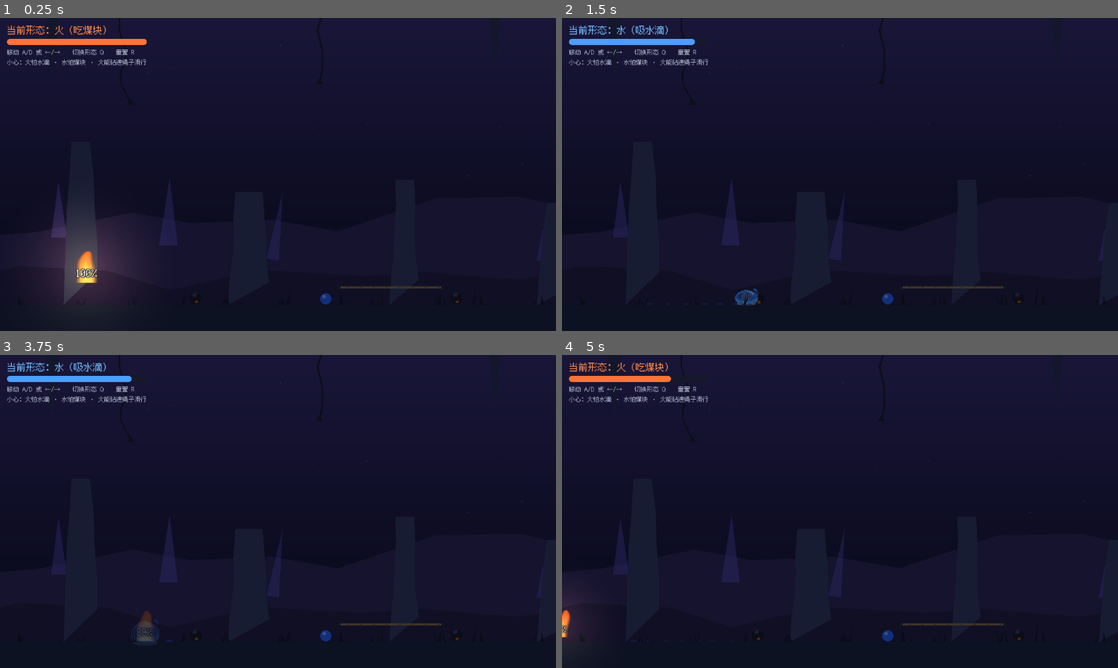
Above: before the commit, frames 1-4 (two rows, left to right).
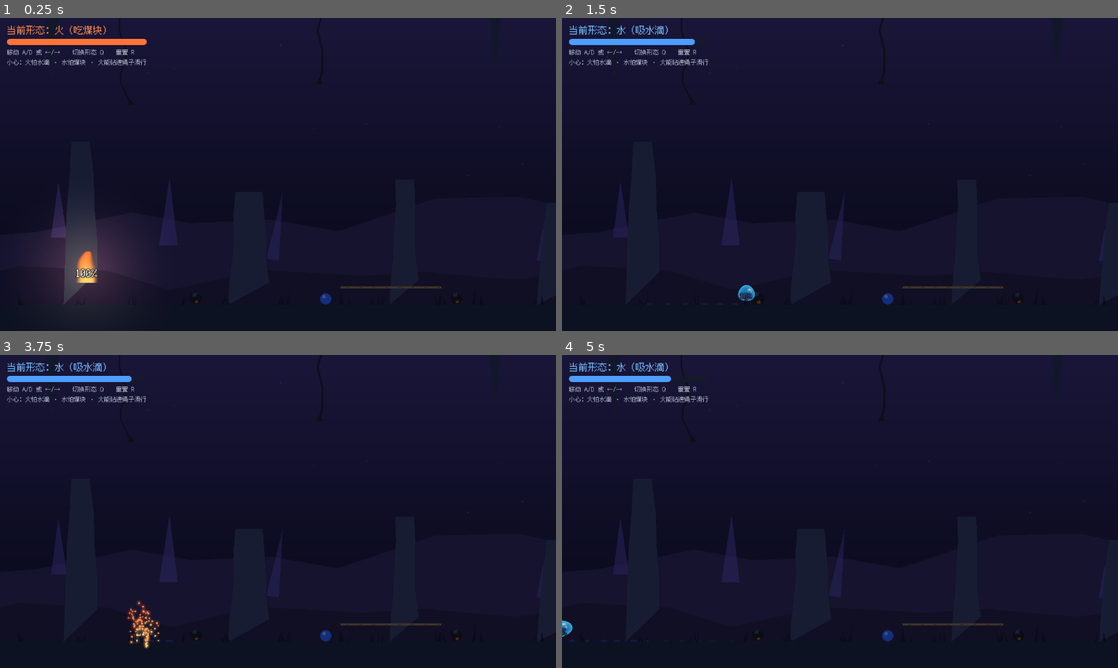
Above: after the commit, the same moments.

Repository: wov/elements
Game: Godot game, scene res://scenes/main.tscn
Two runs of this game, one before a commit and one after it. Both use one fixed random seed, a clock stepped at 60 frames per second and the inputs below.
Inputs:
- Up to frame 1 (0.25 s): no input
- Up to frame 2 (1.5 s): hold D (move_right) 0.53-1.28 s; hold Q (switch_form) 0.53-1.28 s; hold A (move_left) from 1.28 s (still down); tap Q (switch_form) at 1.35 s
- Up to frame 3 (3.75 s): release A (move_left) at 2.03 s; hold Q (switch_form) 2.03-2.78 s; hold D (move_right) 2.03-3.53 s; tap Enter at 2.75 s; tap Q (switch_form) at 2.85 s; hold A (move_left) from 3.53 s (still down); hold Q (switch_form) from 3.53 s (still down)
- Up to frame 4 (5 s): keep holding A (move_left); release Q (switch_form) at 4.28 s; tap Q (switch_form) at 4.35 s

The runs differ from the first frame. In frame 1, less than 0.1% of the frame differs, in the area x 14-17%, y 78-82%; in frame 2, 0.2%; in frame 3, 0.4%; in frame 4, 1.0%, in the area x 0-20%, y 2-92%.

Commit message:
水火转换改为粒子爆散旋转重组，重构透明张力水滴动画

Diff:
--- a/scripts/character_frames.gd
+++ b/scripts/character_frames.gd
@@ -32,10 +32,9 @@
 		frames.remove_animation("default")
 	_add_anim(frames, FIRE_IDLE, 12, 12.0)
 	_add_anim(frames, FIRE_MOVE, 12, 18.0)
-	_add_anim(frames, WATER_IDLE, 4, 6.0)
-	_add_anim(frames, WATER_MOVE, 4, 10.0)
-	_use_art_frames(frames, WATER_IDLE, WATER_IDLE_DIR, WATER_IDLE_COUNT, WATER_IDLE_FPS)
-	_build_water_move(frames)
+	_add_anim(frames, WATER_IDLE, 16, 12.0)
+	_add_anim(frames, WATER_MOVE, 16, 18.0)
+	# 原始水美术保留在 assets/water/idle，可随时调用 _use_art_frames 切回。
 	_build_transition(frames, FIRE_TO_WATER, FIRE_IDLE, WATER_IDLE)
 	_build_transition(frames, WATER_TO_FIRE, WATER_IDLE, FIRE_IDLE)
 	_cached = frames
@@ -76,9 +75,9 @@
 			FIRE_MOVE:
 				tex = _texture(func(x: float, y: float) -> Color: return _fire_pixel(x, y, phase, -0.42 - 0.08 * sin(phase * TAU)))
 			WATER_IDLE:
-				tex = _texture(func(x: float, y: float) -> Color: return _water_pixel(x, y, phase, 1.0, 0.92))
+				tex = _texture(func(x: float, y: float) -> Color: return _water_pixel(x, y, phase, 1.0 + 0.018 * sin(phase * TAU), 0.96 - 0.018 * sin(phase * TAU)))
 			WATER_MOVE:
-				tex = _texture(func(x: float, y: float) -> Color: return _water_pixel(x, y, phase, 1.3, 0.8))
+				tex = _texture(func(x: float, y: float) -> Color: return _water_pixel(x, y, phase, 1.14 + 0.045 * sin(phase * TAU), 0.86 - 0.025 * sin(phase * TAU)))
 		frames.add_frame(anim, tex)
 
 
@@ -121,10 +120,15 @@
 	var tension := 1.0 + 0.05 * sin(3.0 * angle + phase * TAU)
 	if d >= tension:
 		return Color(0, 0, 0, 0)
-	var depth := clampf((tension - d) * 1.6, 0.0, 1.0)
-	var light := clampf(0.6 - (nx + ny) * 0.6, 0.0, 1.0) * depth
-	var color := Color(0.16, 0.42, 0.95, 1.0).lerp(Color(0.80, 0.95, 1.0, 1.0), light)
-	color.a = clampf((tension - d) * 7.0, 0.0, 1.0) * 0.92
+	var edge := clampf((tension - d) * 18.0, 0.0, 1.0)
+	var rim := pow(clampf(d / tension, 0.0, 1.0), 5.0)
+	var flow := sin(ny * 15.0 + phase * TAU + sin(nx * 6.0 - phase * TAU)) * 0.5 + 0.5
+	var color := Color(0.055, 0.32, 0.72).lerp(Color(0.12, 0.68, 0.9), clampf(0.55 - ny * 0.3 + flow * 0.16, 0.0, 1.0))
+	color = color.lerp(Color(0.45, 0.9, 1.0), rim * 0.65)
+	var highlight := exp(-((nx + 0.35) * (nx + 0.35) / 0.04 + (ny + 0.42) * (ny + 0.42) / 0.015))
+	var small_glint := exp(-((nx + 0.56) * (nx + 0.56) / 0.007 + (ny + 0.14) * (ny + 0.14) / 0.018))
+	color = color.lerp(Color(0.94, 1.0, 1.0), clampf(highlight + small_glint * 0.7, 0.0, 1.0))
+	color.a = edge * (0.82 + rim * 0.16)
 	return color
 
 
--- /dev/null
+++ b/scripts/element_morph.gd
@@ -0,0 +1,49 @@
+class_name ElementMorph
+extends Node2D
+## 身体采样成光点：爆散、旋转、聚拢；跟随主角，兼容移动中转换。
+var progress := 0.0
+var _pieces: Array[Dictionary] = []
+
+func configure(before: Texture2D, after: Texture2D, display_scale: float) -> void:
+	var a := before.get_image()
+	var b := after.get_image()
+	var starts := _samples(a, display_scale)
+	var ends := _samples(b, display_scale)
+	var count := maxi(starts.size(), ends.size())
+	for i in count:
+		var first: Dictionary = starts[i % starts.size()]
+		var last: Dictionary = ends[i % ends.size()]
+		var angle := float(i) * 2.399963
+		_pieces.append({"from": first.position, "to": last.position, "a": first.color, "b": last.color,
+			"orbit": Vector2(cos(angle), sin(angle)) * (38.0 + float(i % 7) * 5.0), "size": 1.4 + float(i % 3) * 0.45})
+	var material := CanvasItemMaterial.new()
+	material.light_mode = CanvasItemMaterial.LIGHT_MODE_UNSHADED
+	self.material = material
+
+func _samples(image: Image, display_scale: float) -> Array[Dictionary]:
+	var samples: Array[Dictionary] = []
+	for y in range(4, image.get_height(), 8):
+		for x in range(4, image.get_width(), 8):
+			var color := image.get_pixel(x, y)
+			if color.a > 0.3:
+				samples.append({"position": (Vector2(x, y) - Vector2(image.get_size()) * 0.5) * display_scale, "color": color})
+	if samples.is_empty():
+		samples.append({"position": Vector2.ZERO, "color": Color.WHITE})
+	return samples
+
+func _process(_delta: float) -> void:
+	queue_redraw()
+
+func _draw() -> void:
+	var spread := sin(progress * PI)
+	var turn := progress * TAU * 0.65
+	var blend := smoothstep(0.15, 0.85, progress)
+	for piece in _pieces:
+		var position: Vector2 = piece.from.lerp(piece.to, blend) + piece.orbit.rotated(turn) * spread
+		var color: Color = piece.a.lerp(piece.b, blend)
+		color.a = minf(progress * 12.0, 1.0) * minf((1.0 - progress) * 12.0, 1.0)
+		var radius: float = piece.size
+		draw_circle(position, radius * 3.5, Color(color, color.a * 0.10))
+		draw_circle(position, radius * 1.8, Color(color, color.a * 0.25))
+		draw_circle(position, radius, color)
+		draw_circle(position - Vector2(0.4, 0.4), radius * 0.4, Color(1, 1, 1, color.a * 0.85))
--- a/scripts/player.gd
+++ b/scripts/player.gd
@@ -60,6 +60,9 @@
 @export var external_friction: float = 500.0
 
 var _transitioning := false
+var _morph_tween: Tween
+var _morph: ElementMorph
+var _water_motion := 0.0
 var _facing: int = 1
 var _dead: bool = false
 var _time: float = 0.0
@@ -85,6 +88,11 @@
 
 func _physics_process(delta: float) -> void:
 	_time += delta
+	if _transitioning and is_instance_valid(_morph) and not _dead and _morph.progress > 0.65:
+		var target := CharacterFrames.FIRE_IDLE if form == Form.FIRE else CharacterFrames.WATER_IDLE
+		_sprite.animation = target
+		_sprite.frame = 0
+		_sprite.modulate.a = smoothstep(0.65, 1.0, _morph.progress)
 	if _dead:
 		# 死亡后的表现完全交给补间动画（缩小 / 被吸走 / 淡出）
 		return
@@ -150,7 +158,7 @@
 
 ## 切换到另一种形态，并广播 form_changed 信号。
 func switch_form() -> void:
-	if _dead:
+	if _dead or _transitioning:
 		return
 	form = Form.WATER if form == Form.FIRE else Form.FIRE
 	_apply_form(true)
@@ -239,6 +247,9 @@
 	_fx.add_child(_float)
 
 	_sprite = AnimatedSprite2D.new()
+	var body_material := CanvasItemMaterial.new()
+	body_material.light_mode = CanvasItemMaterial.LIGHT_MODE_UNSHADED
+	_sprite.material = body_material
 	_sprite.sprite_frames = CharacterFrames.build()
 	_sprite.animation_finished.connect(func() -> void:
 		_transitioning = false
@@ -273,12 +284,24 @@
 	_light.enabled = form == Form.FIRE
 	if play_fx:
 		_transitioning = true
-		_sprite.play(CharacterFrames.WATER_TO_FIRE if form == Form.FIRE else CharacterFrames.FIRE_TO_WATER)
-		var tween := _new_fx_tween()
-		tween.set_parallel(true)
-		tween.tween_property(_fx, "scale:x", 1.3, 0.08)
-		tween.tween_property(_fx, "scale:y", 0.75, 0.08)
-		tween.chain().tween_property(_fx, "scale", Vector2.ONE, 0.15).set_trans(Tween.TRANS_BACK).set_ease(Tween.EASE_OUT)
+		var before := _sprite.sprite_frames.get_frame_texture(_sprite.animation, _sprite.frame)
+		var target := CharacterFrames.FIRE_IDLE if form == Form.FIRE else CharacterFrames.WATER_IDLE
+		var after := _sprite.sprite_frames.get_frame_texture(target, 0)
+		_sprite.stop()
+		_morph = ElementMorph.new()
+		_morph.configure(before, after, sprite_scale)
+		_float.add_child(_morph)
+		_morph.z_index = 2
+		_morph_tween = create_tween()
+		_morph_tween.set_parallel(true)
+		_morph_tween.tween_property(_morph, "progress", 1.0, 0.85).set_trans(Tween.TRANS_SINE)
+		_morph_tween.tween_property(_sprite, "modulate:a", 0.0, 0.12)
+		_morph_tween.chain().tween_callback(func() -> void:
+			_morph.queue_free()
+			_transitioning = false
+			if not _dead:
+				_sprite.modulate.a = 1.0
+				_update_animation(absf(velocity.x) > 1.0))
 
 
 ## 元素量越低体形越小。
@@ -305,6 +328,11 @@
 ## 火：悬空 + 缓慢起伏；水：贴地 + 轻微张力呼吸。
 func _update_hover(delta: float) -> void:
 	var target := 0.0
+	if not _transitioning:
+		var moving := absf(velocity.x) > 1.0 or rope != null
+		_water_motion = lerpf(_water_motion, 1.0 if moving else 0.0, minf(delta * 9.0, 1.0))
+		var stretch := Vector2(1.0 + _water_motion * 0.07, 1.0 - _water_motion * 0.05) if form == Form.WATER else Vector2.ONE
+		_sprite.scale = stretch * sprite_scale
 	if form == Form.FIRE:
 		target = -10.0 - fire_hover + sin(_time * 2.5) * 2.0
 	else:
Not shown, added: scripts/element_morph.gd.uid
Not shown, changed: README.md
